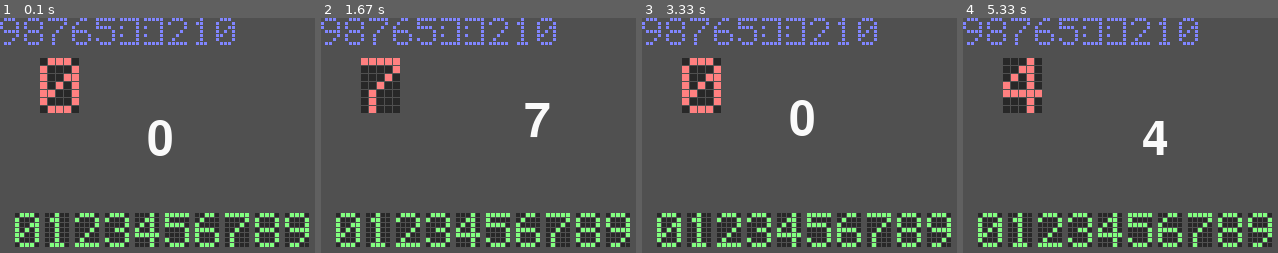
Above: before the commit, frames 1-4 (left to right).
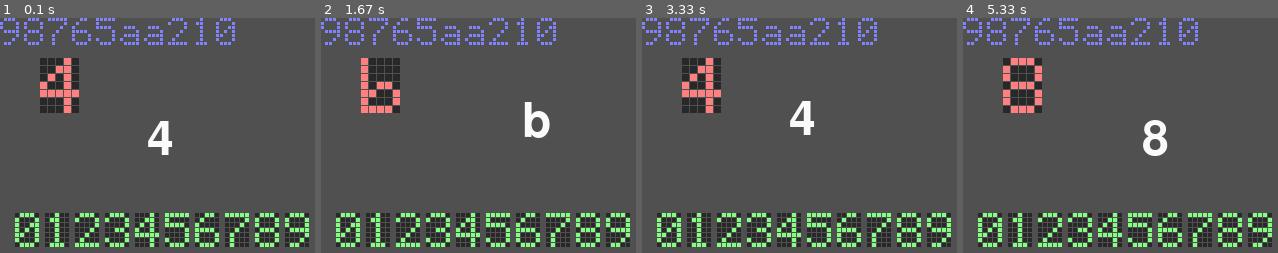
Above: after the commit, the same moments.

Repository: yghskw1103/pygame_mcpi_LCD_7seg
Game: pygame game, started from demo_LCD_font_PG_zero.py
The game is run twice, just before and just after one commit, with the same random seed, the same clock (stepped at 60 frames per second) and the same inputs.
Inputs:
- Up to frame 1 (0.1 s): no input
- Up to frame 2 (1.67 s): hold Right 0.33-0.8 s; hold Up 0.83-1.13 s; hold Right 1.17-1.63 s
- Up to frame 3 (3.33 s): hold Left 1.67-2.2 s; hold Down 2.23-2.53 s; hold Left 2.57-2.97 s; hold Up from 3 s (still down)
- Up to frame 4 (5.33 s): release Up at 3.37 s; hold Right 3.4-4.03 s; hold Down 4.07-4.43 s; hold Left 4.47-4.93 s; hold Right from 4.97 s (still down)

The runs differ from the first frame. In frame 1, 2.3% of the frame differs, in the area x 12-55%, y 0-59%; in frame 2, 2.6%, in the area x 12-73%, y 0-52%; in frame 3, 2.3%; in frame 4, 2.4%.

Commit message:
小文字abcdef

Diff:
--- a/demo_LCD_font_PG_zero.py
+++ b/demo_LCD_font_PG_zero.py
@@ -84,7 +84,7 @@
         pos_y (int): virtical position, 垂直位置
     """
 
-    chr_code = int(pos_x / 8) % 10
+    chr_code = int(pos_x / 8) % 16
     if chr_code < 10:
         chr_code += ord("0")
     else:
--- a/lcdfont_zero.py
+++ b/lcdfont_zero.py
@@ -85,15 +85,64 @@
          0, 0, 0, 1, 0,
          0, 1, 1, 0, 0)
 
-
-# [ ] 0x7f  DELETE
+LCD_a = (0, 0, 0, 0, 0,
+         0, 0, 0, 0, 0,
+         0, 1, 1, 1, 0,
+         0, 0, 0, 0, 1,
+         0, 1, 1, 1, 1,
+         1, 0, 0, 0, 1,
+         0, 1, 1, 1, 1)
+
+LCD_b = (1, 0, 0, 0, 0,
+         1, 0, 0, 0, 0,
+         1, 0, 0, 0, 0,
+         1, 0, 1, 1, 0,
+         1, 1, 0, 0, 1,
+         1, 0, 0, 0, 1,
+         1, 1, 1, 1, 0)
+
+LCD_c = (0, 0, 0, 0, 0,
+         0, 0, 0, 0, 0,
+         0, 1, 1, 1, 0,
+         1, 0, 0, 0, 0,
+         1, 0, 0, 0, 0,
+         1, 0, 0, 0, 1,
+         0, 1, 1, 1, 0)
+
+LCD_d = (0, 0, 0, 0, 1,
+         0, 0, 0, 0, 1,
+         0, 0, 0, 0, 1,
+         0, 1, 1, 0, 1,
+         1, 0, 0, 1, 1,
+         1, 0, 0, 0, 1,
+         0, 1, 1, 1, 1)
+
+LCD_e = (0, 0, 0, 0, 0,
+         0, 0, 0, 0, 0,
+         0, 1, 1, 1, 0,
+         1, 0, 0, 0, 1,
+         1, 1, 1, 1, 1,
+         1, 0, 0, 0, 0,
+         0, 1, 1, 1, 0)
+
+LCD_f = (0, 0, 1, 1, 0,
+         0, 1, 0, 0, 1,
+         0, 1, 0, 0, 0,
+         1, 1, 1, 0, 0,
+         0, 1, 0, 0, 0,
+         0, 1, 0, 0, 0,
+         0, 1, 0, 0, 0)
+
+
+
+#  [ ] 0x7f  DELETE
 
 LCD_NONE = (1, 1, 1, 1, 1,
-            0, 0, 0, 0, 1,
-            1, 0, 0, 0, 1,
-            0, 0, 0, 0, 1,
-            1, 0, 0, 0, 1,
-            0, 0, 0, 0, 1,
+            1, 0, 0, 0, 1,
+            1, 0, 0, 0, 1,
+            1, 0, 0, 0, 1,
+            1, 0, 0, 0, 1,
+            1, 0, 0, 0, 1,
             1, 1, 1, 1, 1)
 
 
@@ -103,6 +152,8 @@
     0x30: LCD_0, 0x31: LCD_1, 0x32: LCD_2,
     0x33: LCD_3, 0x34: LCD_4, 0x35: LCD_5,
     0x36: LCD_6, 0x37: LCD_7, 0x38: LCD_8,
+    0x61: LCD_a, 0x62: LCD_b, 0x63: LCD_c,
+    0x64: LCD_d, 0x65: LCD_e, 0x66: LCD_f,
     0x39: LCD_9,
     0x7f: LCD_NONE
 }
